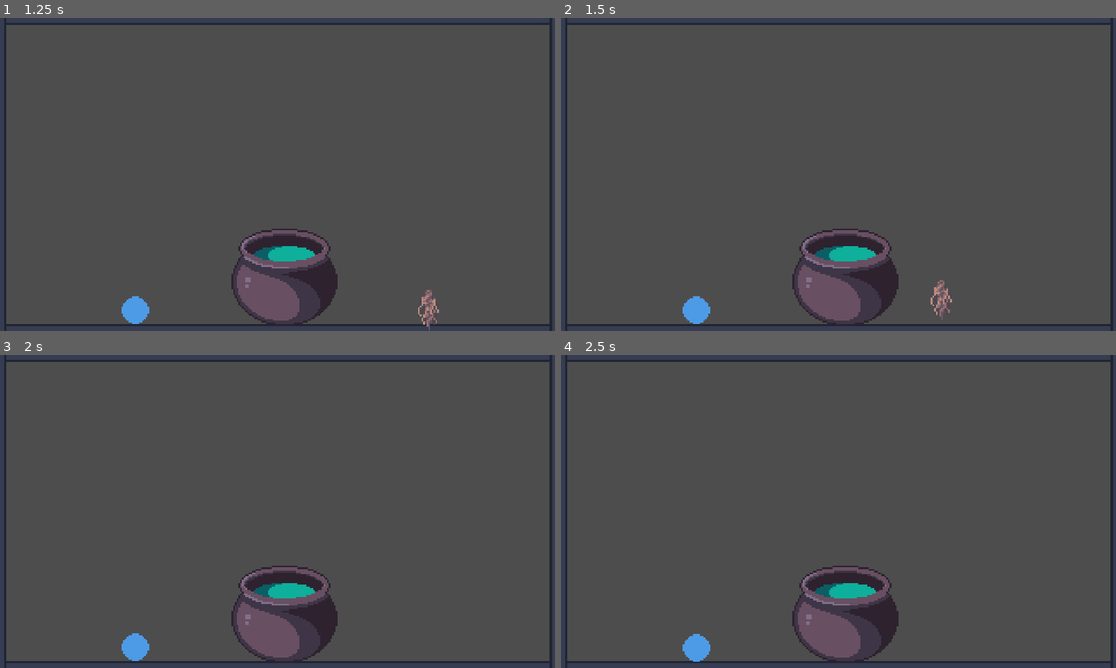
Above: before the commit, frames 1-4 (two rows, left to right).
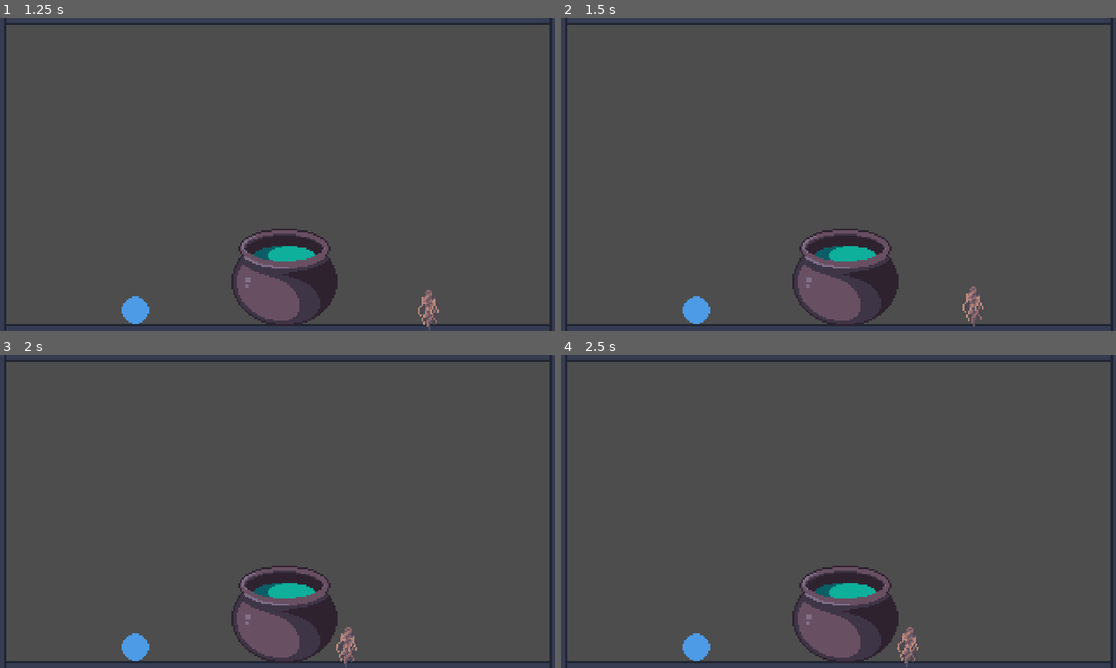
Above: after the commit, the same moments.

Repository: HuskyGameDev/2024s-team3
Game: Godot game, scene res://Levels/Main.tscn
Same seed, same stepped clock (60 frames per second), same inputs: the game is played once before the commit and once after it. The engine's default icon, where the game draws it, is replaced by a stand-in: a white triangle on a blue panel in a dark square.
Inputs (mouse positions are in pixels of both pictures, inside the frame that each line leads up to):
- Up to frame 1 (1.25 s): tap Enter at 0.5 s; drag from (283, 274) to (333, 105) at 0.52 s
- Up to frame 2 (1.5 s): tap Space at 1.25 s; drag from (993, 309) to (844, 274) at 1.27 s
- Up to frame 3 (2 s): no input
- Up to frame 4 (2.5 s): move the mouse to (694, 646) at 2.02 s; press the mouse at (694, 646) at 2.03 s

Frame 1 is identical in both runs. In frame 2, 0.3% of the frame differs, in the area x 66-77%, y 83-99%; in frame 3, 0.2%; in frame 4, 0.2%.

Commit message:
update drag and drop to use forces

Diff:
--- a/Levels/Main.tscn
+++ b/Levels/Main.tscn
@@ -8,6 +8,7 @@
 
 [sub_resource type="GDScript" id="GDScript_jaq21"]
 script/source = "extends Node2D
+
 
 func _on_cauldron_potion_made(potion):
 	add_child(potion)
@@ -34,6 +35,7 @@
 
 [node name="Floor" type="StaticBody2D" parent="Room"]
 position = Vector2(276, 206)
+collision_layer = 2147483649
 
 [node name="Sprite2D" type="Sprite2D" parent="Room/Floor"]
 position = Vector2(-115.5, -10)
@@ -46,6 +48,7 @@
 
 [node name="Floor2" type="StaticBody2D" parent="Room"]
 position = Vector2(272, -6)
+collision_layer = 2147483649
 
 [node name="Sprite2D" type="Sprite2D" parent="Room/Floor2"]
 position = Vector2(-115.5, -10)
@@ -59,6 +62,7 @@
 [node name="Floor3" type="StaticBody2D" parent="Room"]
 position = Vector2(327, 192)
 rotation = 1.5708
+collision_layer = 2147483649
 
 [node name="Sprite2D" type="Sprite2D" parent="Room/Floor3"]
 position = Vector2(-115.5, -10)
@@ -72,6 +76,7 @@
 [node name="Floor4" type="StaticBody2D" parent="Room"]
 position = Vector2(-6, -44)
 rotation = 4.71239
+collision_layer = 2147483649
 
 [node name="Sprite2D" type="Sprite2D" parent="Room/Floor4"]
 position = Vector2(-115.5, -10)
--- a/Objects/draggable.gd
+++ b/Objects/draggable.gd
@@ -3,24 +3,30 @@
 ############ Drag and Drop Functions ############
 var beingHeld = false
 
+
+func _unhandled_input(event):
+	if not Input.is_action_pressed("click") and beingHeld:
+		beingHeld = false
+		set_deferred("gravity_scale", 1)
+		set_collision_layer(1)
+
+
 func _on_input_event(_viewport, _event, _shape_idx):
 	if Input.is_action_just_pressed("click"):
 		beingHeld = true
-		set_deferred("freeze", true)
+		set_deferred("gravity_scale", 0)
 		set_collision_layer(32)
 		var tween = create_tween()
 		tween.tween_property(self, "rotation", 0, 0.1)
-	elif Input.is_action_just_released("click"):
-		beingHeld = false
-		set_deferred("freeze", false)
-		set_collision_layer(1)
-		self.apply_central_impulse((Input.get_last_mouse_velocity()/2))
 
 
-func _physics_process(_delta):
+func _integrate_forces(state):
 	if beingHeld:
-		#global_transform.origin += get_local_mouse_position()
-		global_transform.origin = get_global_mouse_position()
+		var mousePos = get_global_mouse_position()
+		var distance = global_position.distance_to(mousePos)
+		var direction = global_position.direction_to(mousePos)
+		rotation = 0
+		set_linear_velocity(direction * distance * 15)
 
 
 ############### Object Functions ################
